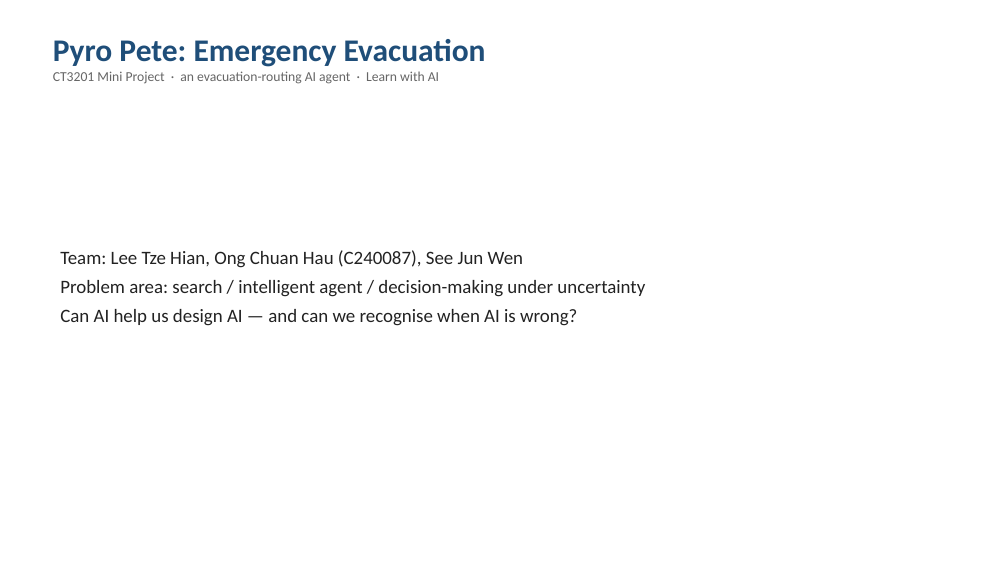
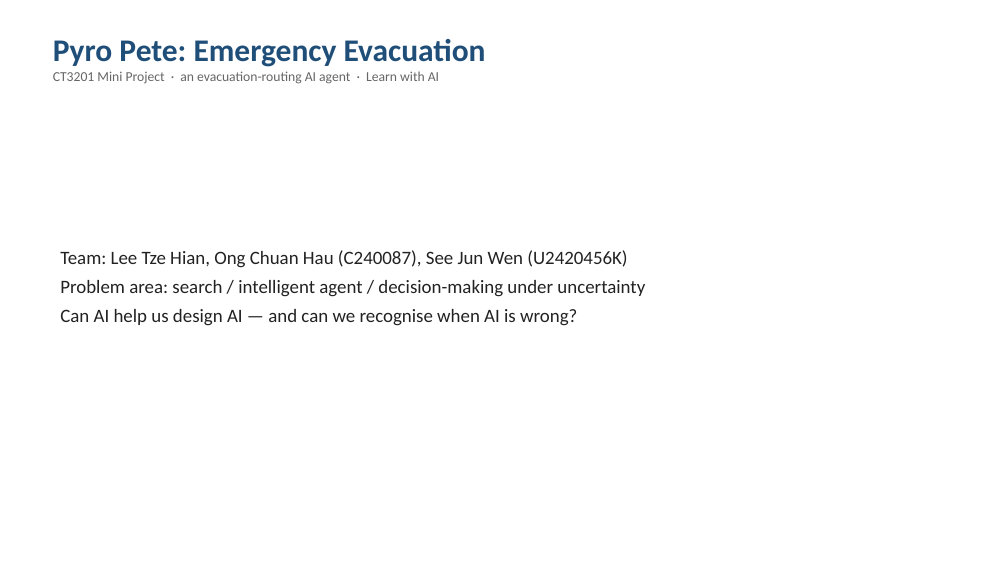
Before and after one commit to Jeb-Lee/CT3201_AI, a slide deck: slide 1 of docs/report/CT3201_Slides.pptx. Drawn at 1008x567 pixels with LibreOffice and Linux fonts; fonts in the diff are those of the drawing. Boxes give left, top, right and bottom in pixels: in the first picture for what was removed or moved away, otherwise in the second. Text is boxed around its words. In the diff, an @@ line names an element or a change of style, - is before the commit and + after.

```diff
--- a/docs/report/CT3201_Slides.pptx
+++ b/docs/report/CT3201_Slides.pptx
@@ text at (x1=60, y1=250, x2=627, y2=268): text changed @@
-Team: Lee Tze Hian, Ong Chuan Hau (C240087), See Jun Wen
+Team: Lee Tze Hian, Ong Chuan Hau (C240087), See Jun Wen (U2420456K)
```
Also in this commit, not shown: 1 other file.
